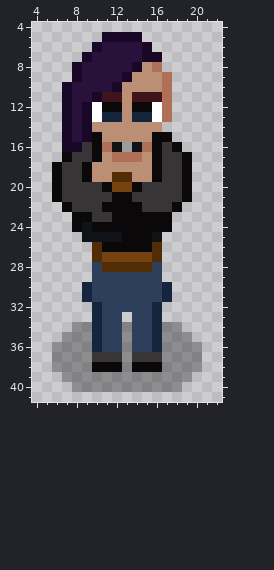
A pixel-art sprite gets an edit: art/characters/Sidechick_shoot_down2.png. The picture above is the old version.
The file is 27x42 pixels. Colours within 5 levels of each other are drawn and written as one. Shown: x 4..22, y 4..41.
Now the later version:
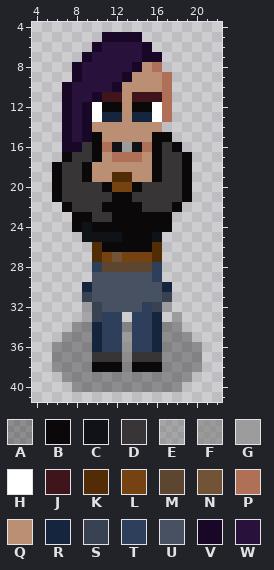
Palette (. is transparent): A #00000050  B #0a0809  C #0f1317  D #383537  E #6c6c6c69  F #77777798  G #9c9c9c  H #ffffff  J #3f141b  K #522c05  L #754311  M #5c462f  N #725336  P #b06f57  Q #bb8f74  R #15253e  S #384250  T #2e3f5b  U #475162  V #190727  W #28113b
Commit message: Sidechick shoots down with the decal (I forgot it this time)
From old to new:
Changed rows in their new state; - is an unchanged pixel.
first column x 9:
27 ---N------
28 --MMMMM---
29 -UUUUUU---
30 -UUUUUUU--
31 SUUUUUUUS-
32 ESUUUU-SE-
33 ES-------E
35 ----F-----
36 ----F-----
